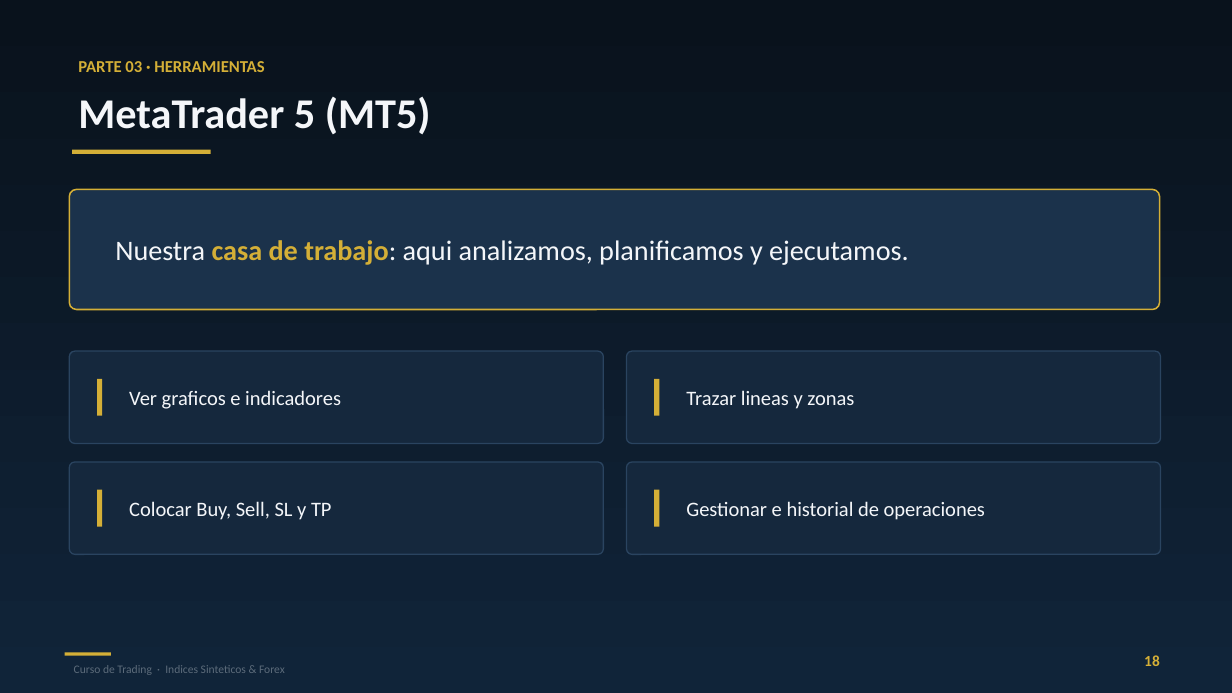
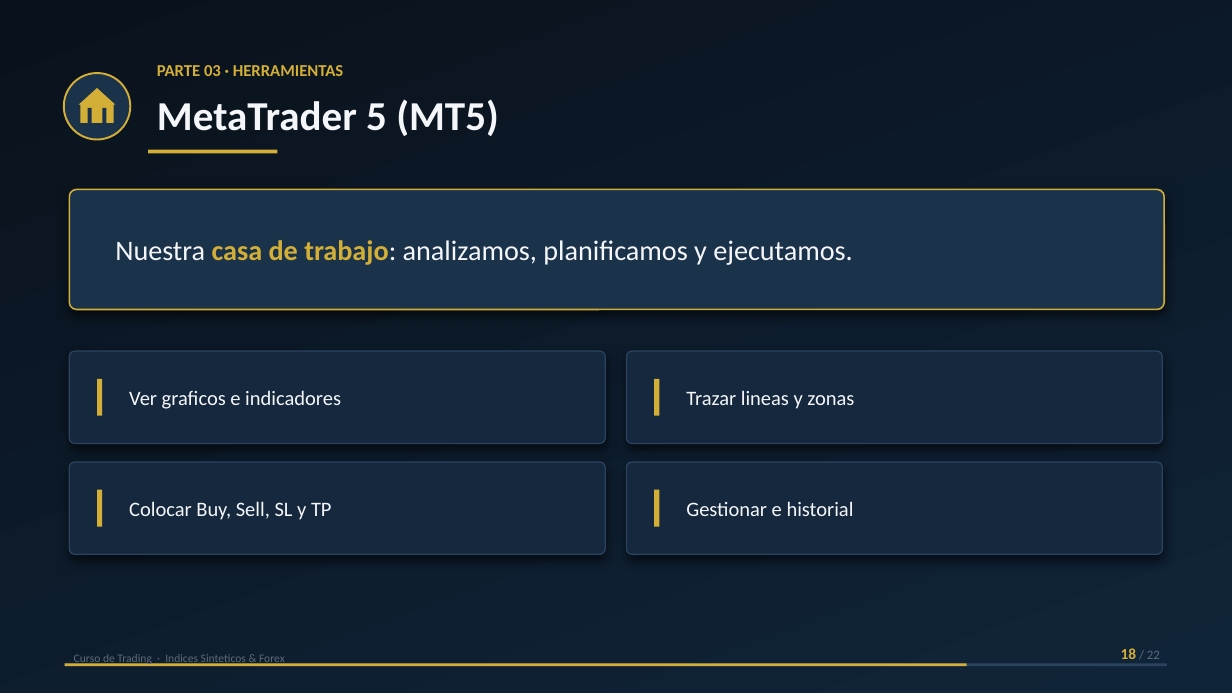
Before and after one commit to daac-gif/curso-trading, a slide deck: slide 18 of diapositivas/Clase_01_PREMIUM.pptx. Drawn at 1232x693 pixels with LibreOffice and Linux fonts; fonts in the diff are those of the drawing. Boxes give left, top, right and bottom in pixels: in the first picture for what was removed or moved away, otherwise in the second. Text is boxed around its words. In the diff, an @@ line names an element or a change of style, - is before the commit and + after.

```diff
--- a/diapositivas/Clase_01_PREMIUM.pptx
+++ b/diapositivas/Clase_01_PREMIUM.pptx
@@ text "PARTE 03 · HERRAMIENTAS": place and size @@
-text "PARTE 03 · HERRAMIENTAS" at [78, 61, 264, 72]
+text "PARTE 03 · HERRAMIENTAS" at [157, 65, 343, 76]
@@ ellipse added at [64, 73, 130, 140], fill #1B324B, outline #D4AF37 1.5 pt @@
@@ freeform shape added at [79, 88, 116, 104], fill #D4AF37 @@
@@ text "MetaTrader 5 (MT5)": place and size @@
-text "MetaTrader 5 (MT5)" at [78, 97, 431, 134]
+text "MetaTrader 5 (MT5)" at [157, 99, 499, 136]
@@ text "MetaTrader 5 (MT5)" at [157, 99, 499, 136]: size 33 to 32 pt @@
@@ rectangle added at [80, 103, 114, 123], fill #D4AF37 @@
@@ rectangle added at [88, 108, 91, 123], fill #1B324B @@
@@ rectangle added at [103, 108, 106, 123], fill #1B324B @@
@@ rectangle: place and size @@
-rectangle at [72, 150, 211, 153]
+rectangle at [148, 150, 277, 153]
@@ shadow on in 5 elements at [69, 351, 605, 444], [627, 351, 1163, 444], [69, 462, 605, 555], [627, 462, 1163, 555], [69, 189, 1165, 310] @@
@@ rounded rectangle: place and size @@
-rounded rectangle at [69, 189, 1160, 310]
+rounded rectangle at [69, 189, 1165, 310]
@@ text at [115, 240, 853, 265]: text changed @@
-Nuestra casa de trabajo: aqui analizamos, planificamos y ejecutamos.
+Nuestra casa de trabajo: analizamos, planificamos y ejecutamos.
@@ text at [686, 501, 854, 516]: text changed @@
-Gestionar e historial de operaciones
+Gestionar e historial
@@ text "Curso de Trading · Indices ...": place and size @@
-text "Curso de Trading · Indices ..." at [74, 665, 285, 675]
+text "Curso de Trading · Indices ..." at [74, 654, 285, 666]
@@ rectangle removed at [65, 653, 111, 656] @@
@@ text at [1121, 648, 1160, 659]: text changed; size 12 to 10 pt; text colour #D4AF37 to #5C6B7A; bold off @@
-18
+18 / 22
@@ rectangle added at [65, 664, 1167, 666], fill #2A4460 @@
@@ rectangle added at [65, 664, 967, 666], fill #D4AF37 @@
```
Also in this commit, not shown: 21 other slides changed.
